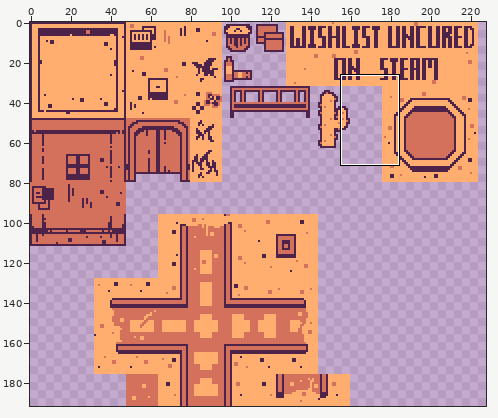
Sprite sheet, stored at public/assets/tilesets/tilesetOrange.png. Above, an overview of the earlier version with the close-up marked.
Close-up. First the earlier version:
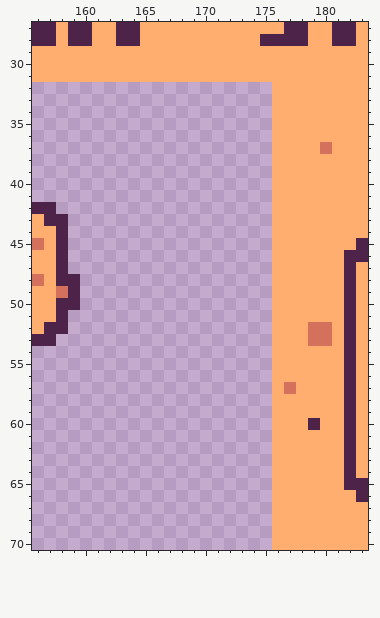
The file is 320x192 pixels. Shown: x 156..183, y 27..70. The wide view leaves out empty margins.
After:
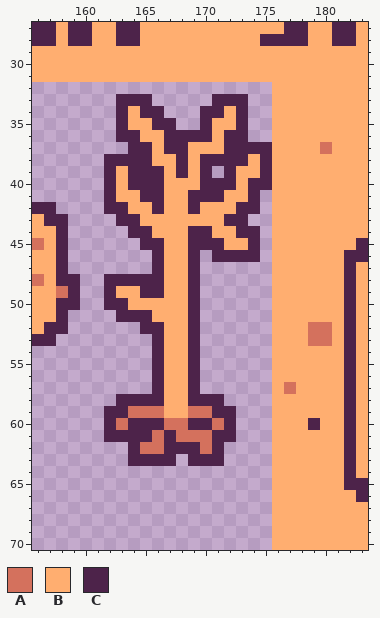
Palette (. is transparent): A #d4715d  B #ffae70  C #4d234a
Changes in this commit:
The author put colour A in row 59 at x 164 to 166 and 169 to 170; in row 60 at x 163, 167 to 168 and 171; in row 61 at x 166 and 168 to 170; in row 62 at x 165 to 166 and 170.
The author put colour B in row 34 at x 164 and 172; in row 35 at x 164 to 165 and 171 to 172; in row 36 at x 165 to 166 and 171; in row 37 at x 166 and 169 to 171; in row 38 at x 166 to 167, 169 and 174; in row 39 at x 163, 167, 169 and 173 to 174.
The author put colour B in row 40 at x 163, 167 to 169 and 173; in row 41 at x 163 to 164, 167 to 168 and 172 to 173; in row 42 at x 164 to 165, 167 to 168 and 170 to 172; in row 43 at x 165 to 171; in row 44 at x 166 to 168 and 171 to 172; in row 45 at x 167 to 168 and 172 to 173.
The author put colour B in rows 46 to 48 at x 167 to 168; in row 49 at x 163 to 164 and 167 to 168; in row 50 at x 164 to 168; in row 51 at x 166 to 168; in rows 52 to 59 at x 167 to 168.
The author put colour C in row 33 at x 163 to 165 and 171 to 173; in row 34 at x 163, 165 to 166, 170 to 171 and 173; in row 35 at x 163, 166 to 167, 170 and 173; in row 36 at x 163 to 164, 167 to 170 and 172 to 173; in row 37 at x 164 to 165, 167 to 168 and 172 to 175; in row 38 at x 162 to 165, 168, 170 to 173 and 175.
The author put colour C in row 39 at x 162, 164 to 166, 168, 170, 172 and 175; in row 40 at x 162, 164 to 166, 170 to 172 and 174 to 175; in row 41 at x 162, 165 to 166, 169 to 171 and 174; in row 42 at x 162 to 163, 166, 169 and 173 to 174; in row 43 at x 163 to 164 and 172 to 173; in row 44 at x 164 to 165, 169 to 170 and 173 to 174.
The author put colour C in row 45 at x 165 to 166, 169 to 171 and 174; in row 46 at x 166, 169 and 171 to 174; in row 47 at x 166 and 169; in row 48 at x 162 to 166 and 169; in row 49 at x 162, 165 to 166 and 169; in row 50 at x 162 to 163 and 169.
The author put colour C in row 51 at x 163 to 165 and 169; in row 52 at x 165 to 166 and 169; in rows 53 to 57 at x 166 and 169; in row 58 at x 163 to 166 and 169 to 171; in row 59 at x 162 to 163 and 171 to 172; in row 60 at x 162, 164 to 166, 169 to 170 and 172.
The author put colour C in row 61 at x 162 to 165, 167 and 171 to 172; in row 62 at x 164, 167 to 169 and 171; in row 63 at x 164 to 167 and 169 to 171.
Pixel boxes of the changes (left, top, right, bottom) in both close-ups:
added: (104, 94, 272, 466)
